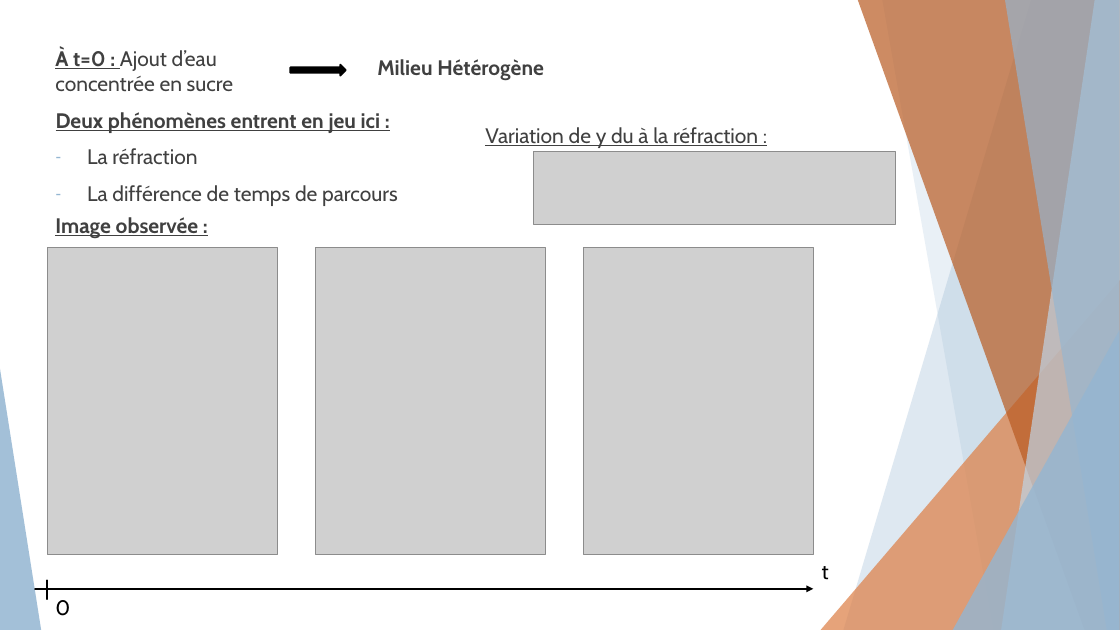
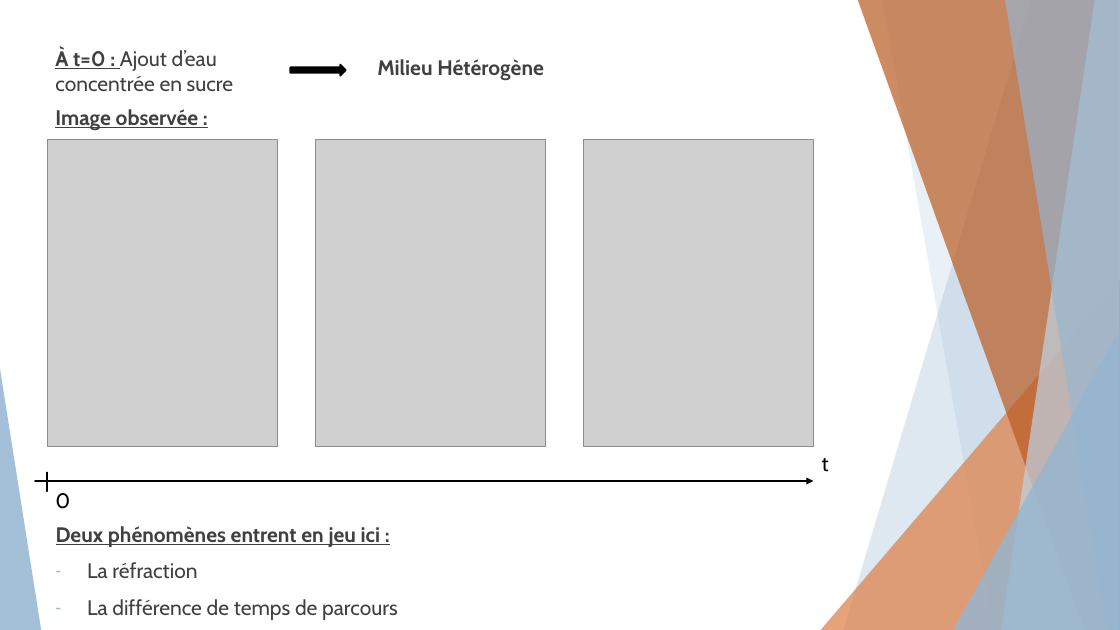
Before and after one commit to Lucas-brb/TIPE-2022, a slide deck: slide 8 of Présentation/Mesure des défauts de l'oeil v3.pptx. Drawn at 1120x630 pixels with LibreOffice and Linux fonts; fonts in the diff are those of the drawing; grey boxes stand for pictures. Boxes give left, top, right and bottom in pixels: in the first picture for what was removed or moved away, otherwise in the second. Text is boxed around its words. In the diff, an @@ line names an element or a change of style, - is before the commit and + after.

```diff
--- a/Présentation/Mesure des défauts de l'oeil v3.pptx
+++ b/Présentation/Mesure des défauts de l'oeil v3.pptx
@@ text "Image observée :": place and size @@
-text "Image observée :" at [55,217,199,238]
+text "Image observée :" at [55,109,199,130]
@@ text removed at [485,127,758,148] @@
-Variation de y du à la réfraction :
@@ picture removed at [534,151,895,224] @@
@@ 3 pictures, 2 texts, 1 arrow, 1 line: place and size @@
-3 pictures, 2 texts, 1 arrow, 1 line at [35,248,829,616]
+3 pictures, 2 texts, 1 arrow, 1 line at [35,139,829,509]
@@ text "Deux phénomènes entrent en jeu ...": place and size @@
-text "Deux phénomènes entrent en jeu ..." at [56,112,398,206]
+text "Deux phénomènes entrent en jeu ..." at [56,526,398,620]
```
Also in this commit, not shown: 2 other slides changed, 1 slide added.
